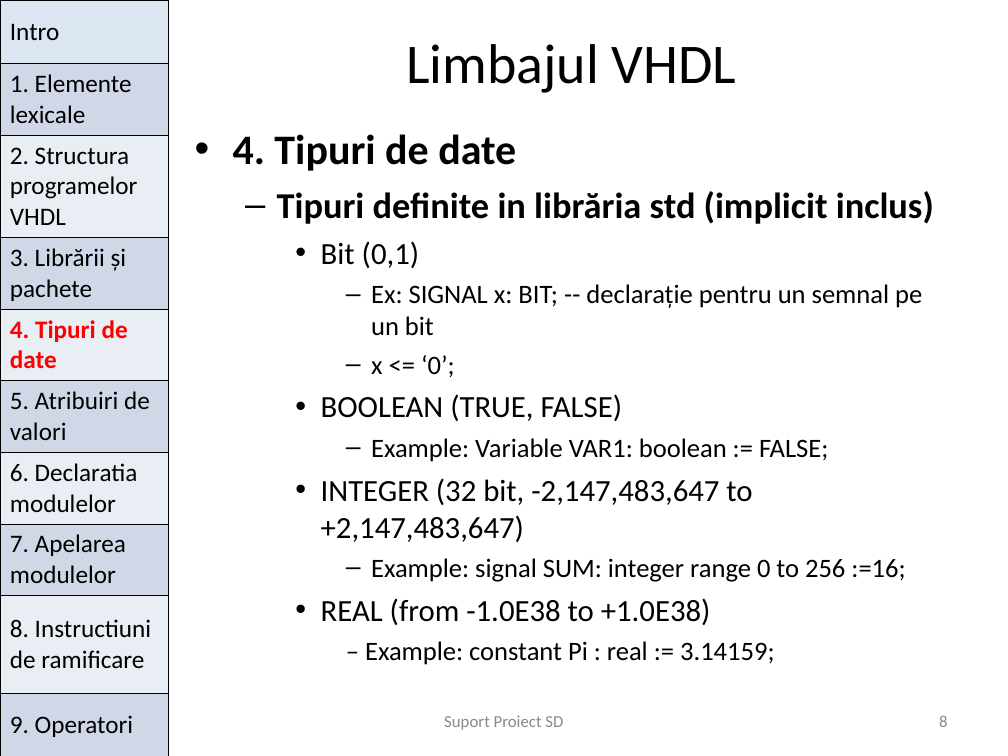
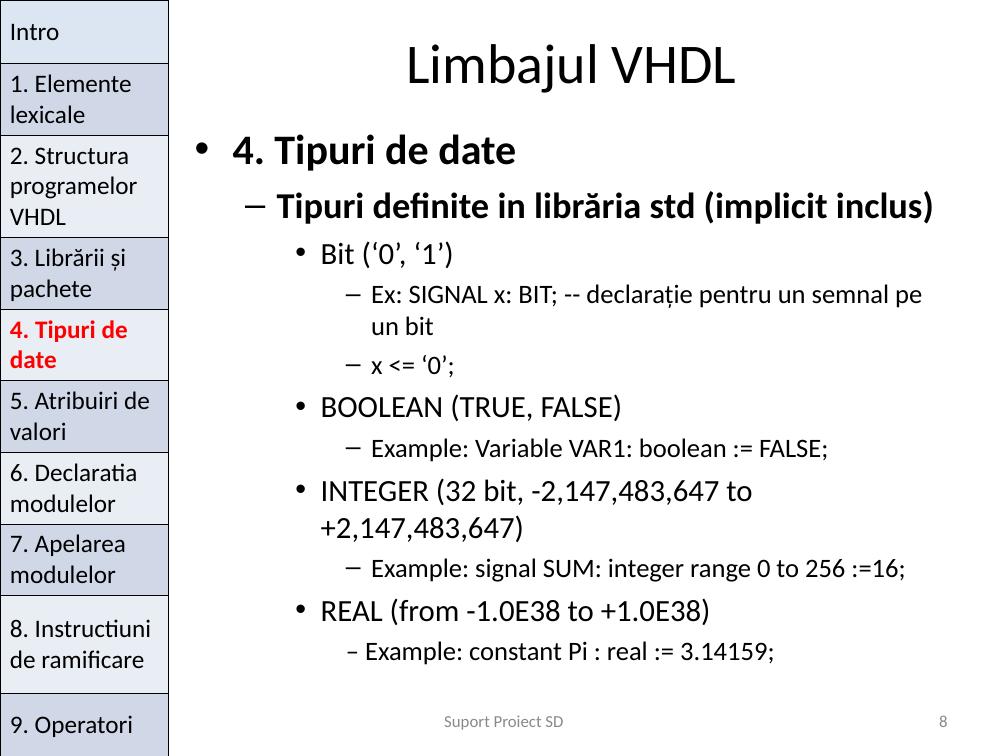
Before and after one commit to mohammadfayaj/Suport_HDL, a slide deck: slide 8 of Curs_2_Limbaje_de_descriere_hardware/prezentare_VHDL.ppt. Drawn at 1008x756 pixels with LibreOffice and Linux fonts; fonts in the diff are those of the drawing. Boxes give left, top, right and bottom in pixels: in the first picture for what was removed or moved away, otherwise in the second. Text is boxed around its words. In the diff, an @@ line names an element or a change of style, - is before the commit and + after.

```diff
--- a/Curs_2_Limbaje_de_descriere_hardware/prezentare_VHDL.ppt
+++ b/Curs_2_Limbaje_de_descriere_hardware/prezentare_VHDL.ppt
@@ text at (321, 241, 454, 268): text changed @@
-    • Bit (0,1)
+    • Bit (‘0’, ‘1’)
```
Also in this commit, not shown: 6 other slides changed, 5 other files.
